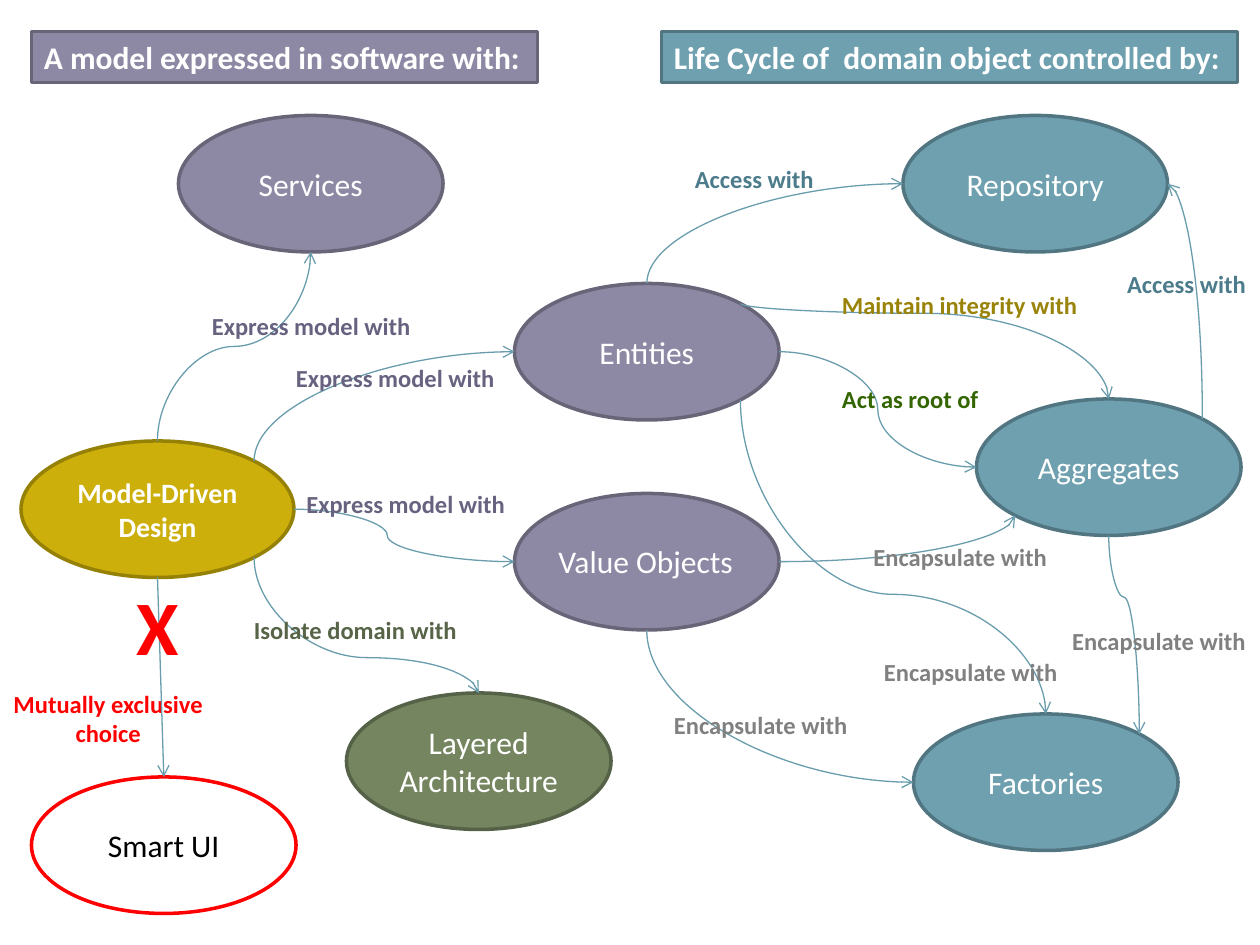
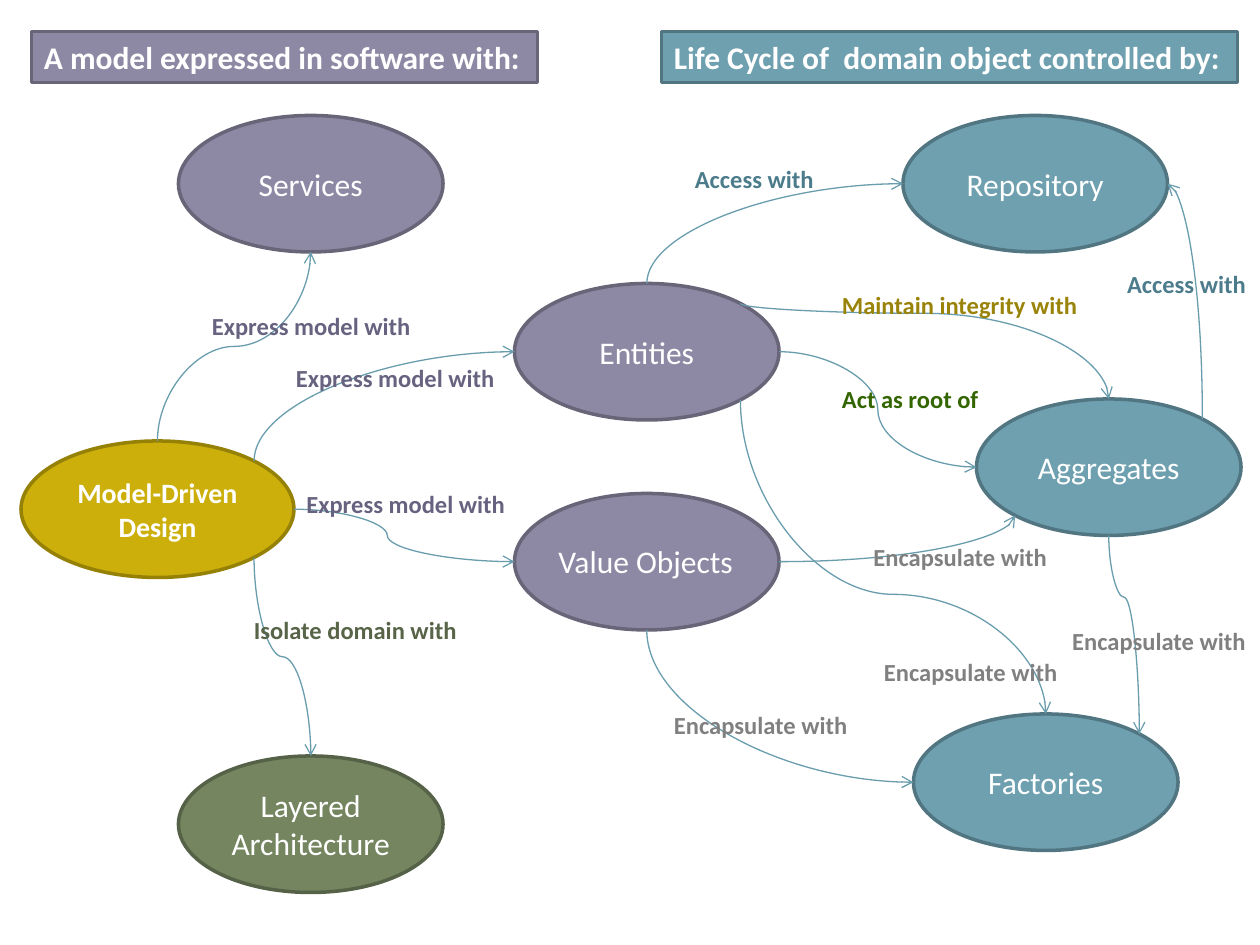
Before and after one commit to arturtv/dddpresentation, a slide deck: slide 17 of Domain-DrivenDesign.A.Trosin.pptx. Drawn at 1260x945 pixels with LibreOffice and Linux fonts; fonts in the diff are those of the drawing. Boxes give left, top, right and bottom in pixels: in the first picture for what was removed or moved away, otherwise in the second. Text is boxed around its words. In the diff, an @@ line names an element or a change of style, - is before the commit and + after.

```diff
--- a/Domain-DrivenDesign.A.Trosin.pptx
+++ b/Domain-DrivenDesign.A.Trosin.pptx
@@ curved arrow moved from (255, 557) - (479, 693) to (255, 557) - (311, 756) @@
@@ text removed at (x1=137, y1=591, x2=179, y2=673) @@
-X
@@ arrow removed from (158, 577) to (164, 777) @@
@@ text removed at (x1=13, y1=693, x2=203, y2=743) @@
-Mutually exclusive
-choice
@@ ellipse removed at (x1=32, y1=777, x2=296, y2=914) @@
-Smart UI
@@ ellipse "Layered" moved from (x1=346, y1=693, x2=611, y2=829) to (x1=179, y1=756, x2=444, y2=892) @@
```
